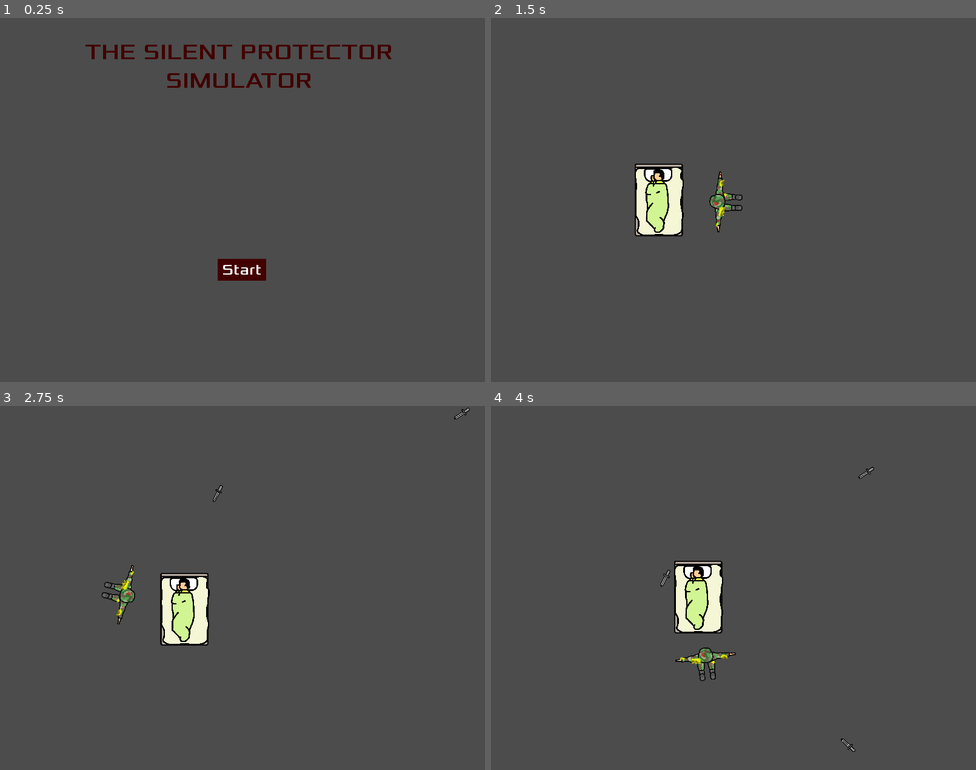
Above: before the commit, frames 1-4 (two rows, left to right).
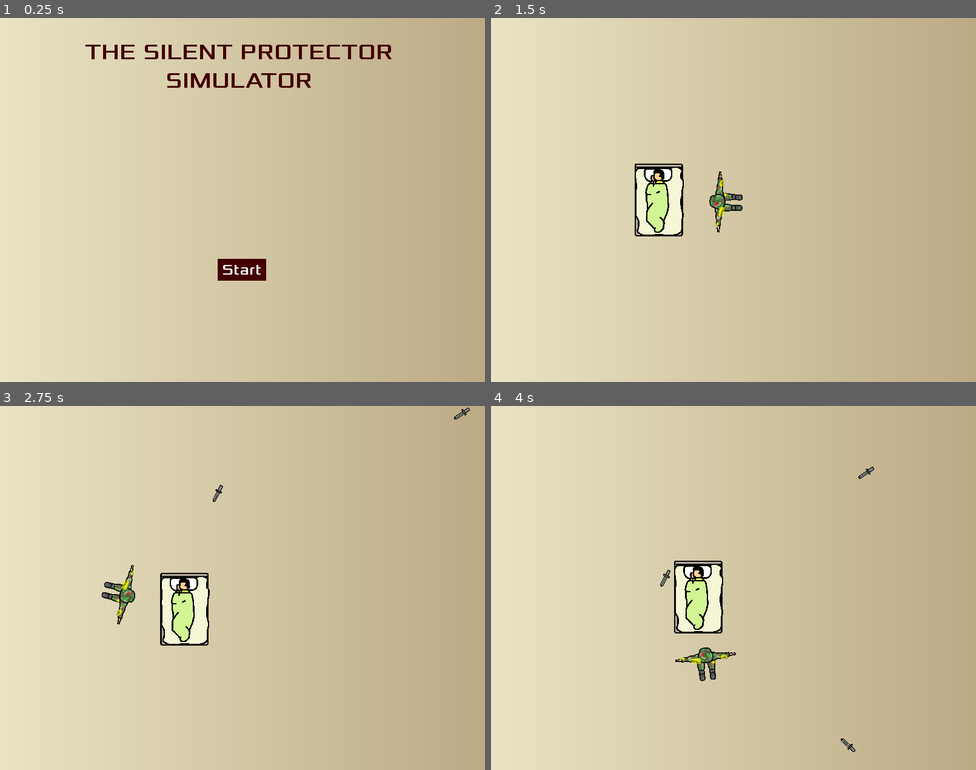
Above: after the commit, the same moments.

Repository: honoriocassiano/the-silent-protector-simulator
Game: Godot game, scene res://Main.tscn
Two runs of this game, one before a commit and one after it. Both use one fixed random seed, a clock stepped at 60 frames per second and the inputs below.
Inputs (mouse positions are in pixels of both pictures, inside the frame that each line leads up to):
- Up to frame 1 (0.25 s): no input
- Up to frame 2 (1.5 s): click "Start" at 0.5 s; move the mouse to (840, 181) at 1.27 s; hold Right (move_right) from 1.28 s (still down)
- Up to frame 3 (2.75 s): move the mouse to (145, 606) at 2.02 s; release Right (move_right) at 2.03 s; hold Down (move_down) from 2.03 s (still down)
- Up to frame 4 (4 s): move the mouse to (782, 507) at 2.77 s; release Down (move_down) at 2.78 s; hold Right (move_right) 2.78-3.53 s; move the mouse to (709, 660) at 3.52 s; hold Up (move_up) from 3.53 s (still down)

The runs differ from the first frame. In frame 1, 98% of the frame differs, in the area x 0-100%, y 0-100%; in frame 2, 98%; in frame 3, 98%; in frame 4, 97%.

Commit message:
Add background from original meme

Diff:
--- a/Main.tscn
+++ b/Main.tscn
@@ -1,10 +1,17 @@
-[gd_scene load_steps=7 format=2]
+[gd_scene load_steps=9 format=2]
 
 [ext_resource path="res://Bed.tscn" type="PackedScene" id=1]
 [ext_resource path="res://HUD.tscn" type="PackedScene" id=2]
 [ext_resource path="res://Soldier.tscn" type="PackedScene" id=3]
 [ext_resource path="res://Main.gd" type="Script" id=4]
 [ext_resource path="res://Shoot.tscn" type="PackedScene" id=5]
+
+[sub_resource type="Gradient" id=2]
+colors = PoolColorArray( 0.737255, 0.666667, 0.521569, 1, 0.917647, 0.894118, 0.768627, 1 )
+
+[sub_resource type="GradientTexture" id=3]
+gradient = SubResource( 2 )
+width = 800
 
 [sub_resource type="Curve2D" id=1]
 _data = {
@@ -14,6 +21,20 @@
 [node name="Main" type="Node"]
 script = ExtResource( 4 )
 Shoot = ExtResource( 5 )
+
+[node name="TextureRect" type="TextureRect" parent="."]
+anchor_right = 1.0
+anchor_bottom = 1.0
+margin_right = 6.10352e-05
+margin_bottom = -599.0
+rect_scale = Vector2( 1, 600 )
+texture = SubResource( 3 )
+stretch_mode = 4
+flip_h = true
+__meta__ = {
+"_edit_group_": true,
+"_edit_use_anchors_": true
+}
 
 [node name="ShootSpawnTimer" type="Timer" parent="."]
 
